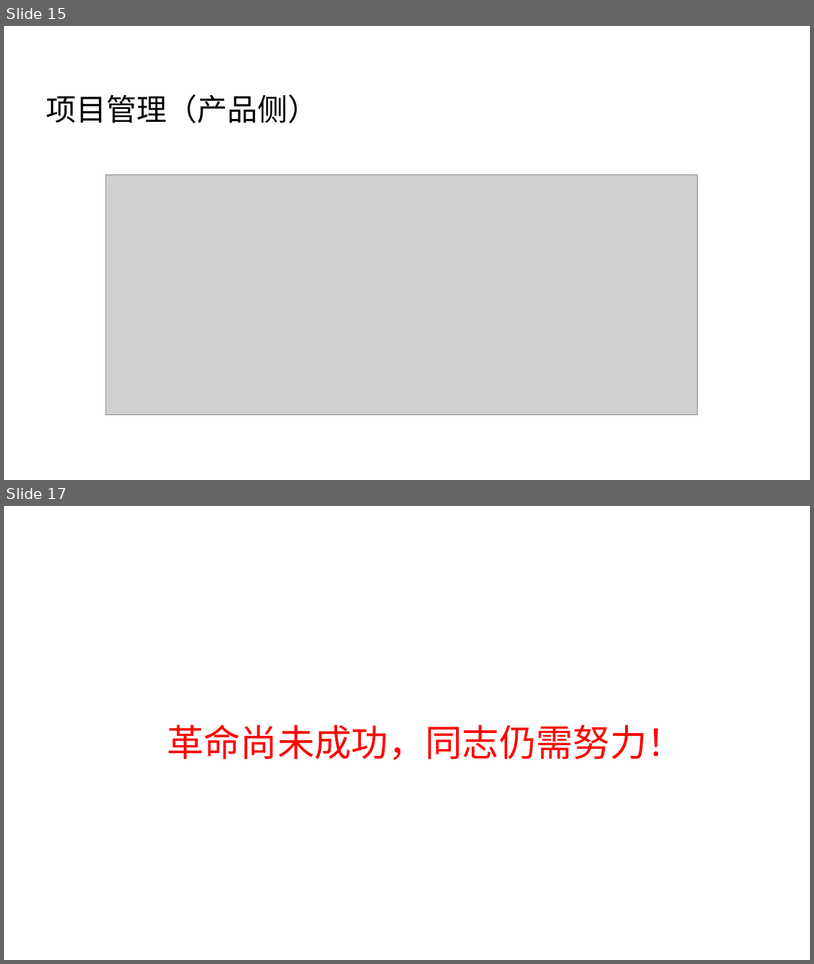
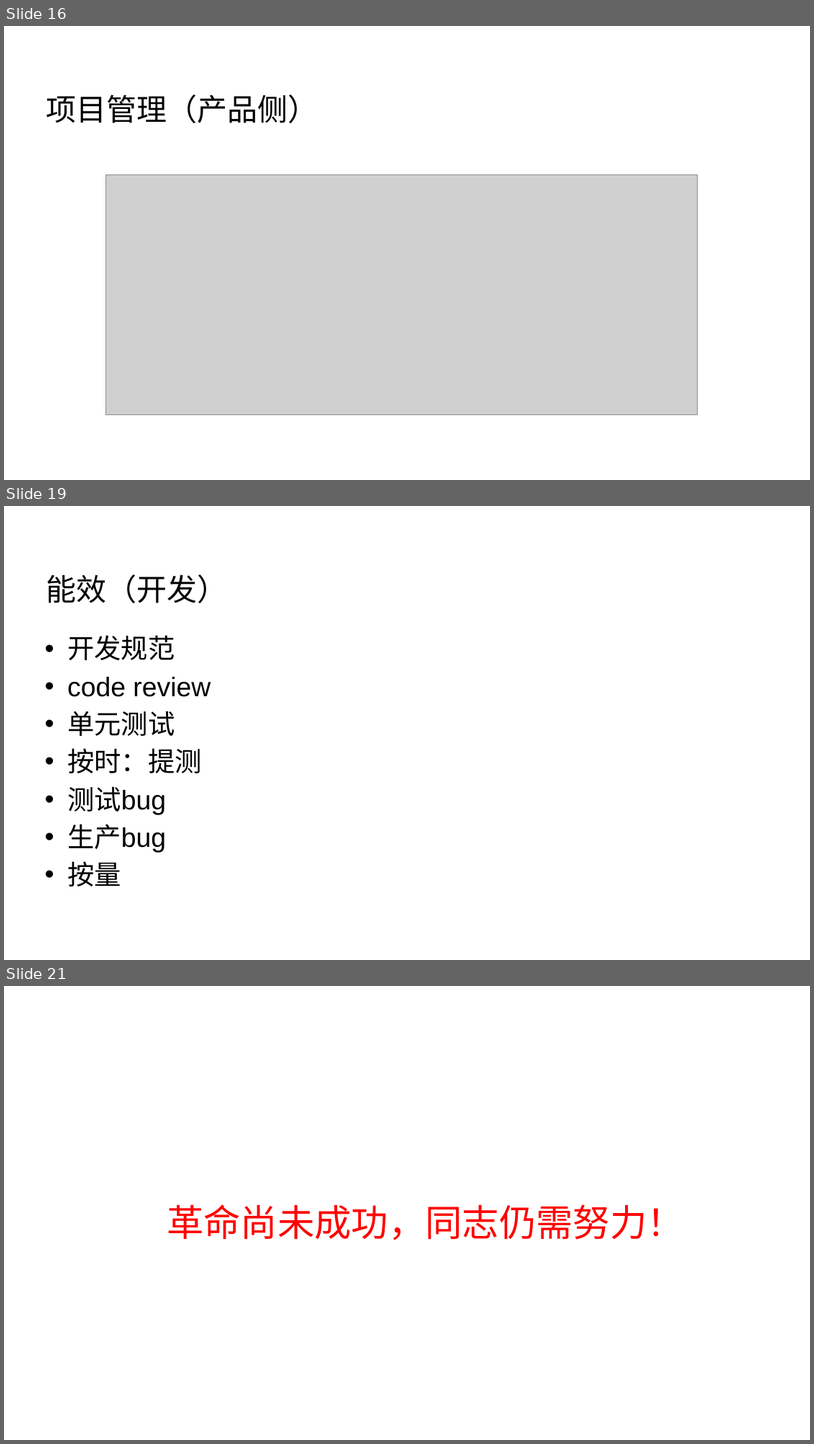
Before and after one commit to Wang-Ray/Wang-Ray.github.io, a slide deck: assets/attachment/关于软件架构 - v2.pptx. Shown one above the other, each under a label of ours: slides 15 and 17 before the commit, slides 16, 19 and 21 after it; the slides between them are not shown. The pictures are 814x964 and 814x1444 pixels, drawn with LibreOffice and Linux fonts; fonts in the diff are those of the drawing; grey boxes stand for pictures; background and template pictures are left out. Boxes give left, top, right and bottom in pixels: in the first picture for what was removed or moved away, otherwise in the second. Text is boxed around its words. In the diff, an @@ line names an element or a change of style, - is before the commit and + after.

```diff
--- a/assets/attachment/关于软件架构 - v2.pptx
+++ b/assets/attachment/关于软件架构 - v2.pptx
@@ slide 19 added at [4, 506, 810, 960], background picture (left out) @@
@@ title added at [46, 574, 227, 603], 36 pt, text #000000 @@
+能效（开发）
@@ text added at [67, 635, 211, 886], 32 pt, text #000000 @@
+• 开发规范
+• code review
+• 单元测试
+• 按时：提测
+• 测试bug
+• 生产bug
+• 按量
@@ what was slide 15 is now slide 16 @@
@@ what was slide 17 is now slide 21 @@
```
Also in this commit, not shown: 5 slides changed, 3 other slides added, 5 other files.
